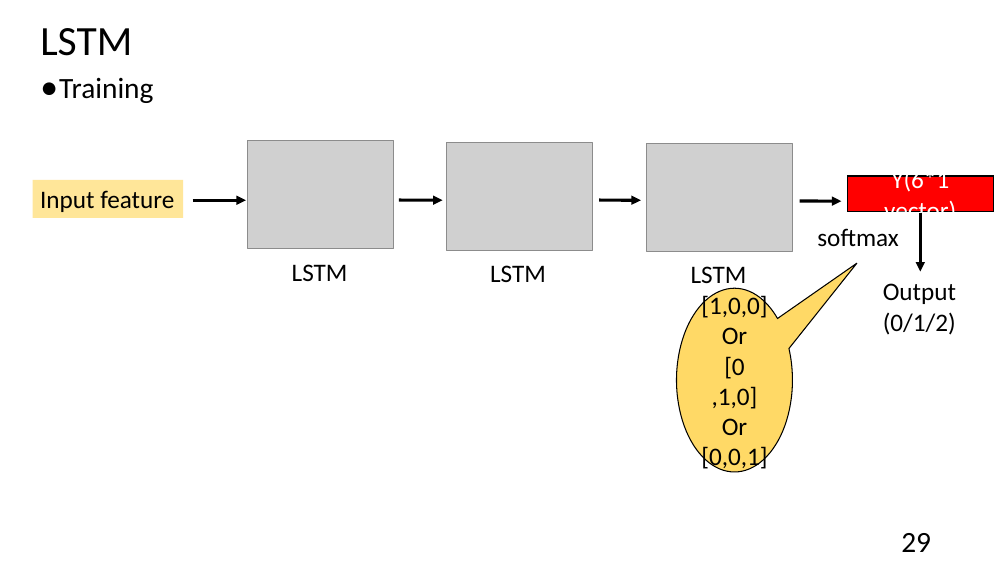
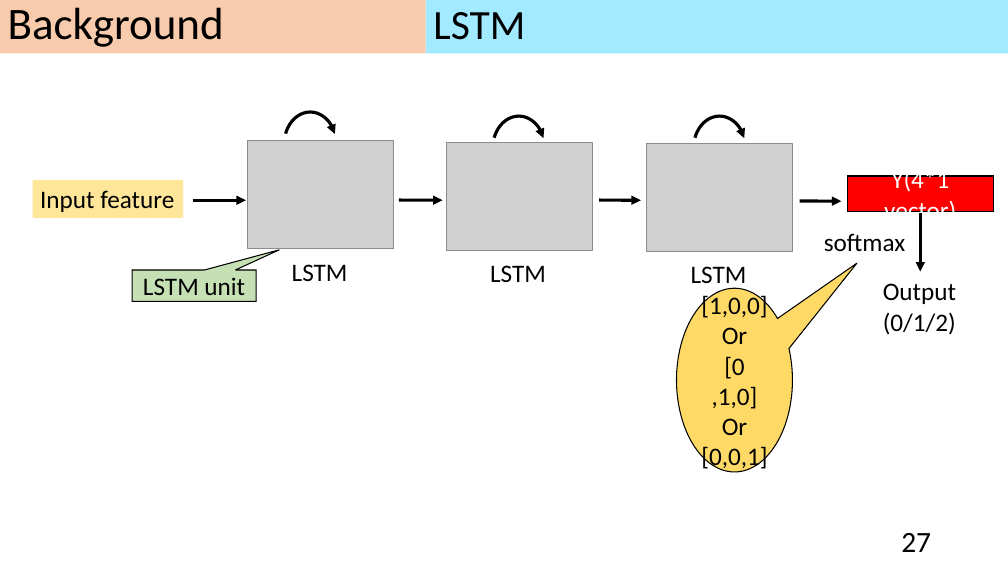
Before and after one commit to andrew841018/disksim_github, a slide deck: slide 27 of 論文相關/my paper.pptx (slide 29 before the commit). Drawn at 1008x567 pixels with LibreOffice and Linux fonts; fonts in the diff are those of the drawing; grey boxes stand for pictures. Boxes give left, top, right and bottom in pixels: in the first picture for what was removed or moved away, otherwise in the second. Text is boxed around its words. In the diff, an @@ line names an element or a change of style, - is before the commit and + after.

```diff
--- a/論文相關/my paper.pptx
+++ b/論文相關/my paper.pptx
@@ rectangle added at [0, 0, 426, 53], fill #F8CBAD, 42.9 pt, text #000000 @@
+Background
@@ title "LSTM": place and size @@
-title "LSTM" at [40, 28, 132, 56]
+title "LSTM" at [426, 0, 1008, 53]
@@ title "LSTM" at [426, 0, 1008, 53]: fill none to #A1EAFF @@
@@ text removed at [59, 77, 153, 103] @@
-● Training
@@ arc (boxed as its full ellipse) added at [284, 112, 337, 175], outline #000000 3 pt @@
@@ arc (boxed as its full ellipse) added at [493, 116, 545, 180], outline #000000 3 pt @@
@@ arc (boxed as its full ellipse) added at [693, 116, 746, 180], outline #000000 3 pt @@
@@ text in rectangle at [884, 168, 956, 225]: text changed @@
-Y(6*1 vector)
+Y(4*1 vector)
@@ text "softmax": place and size @@
-text "softmax" at [817, 228, 899, 247]
+text "softmax" at [824, 233, 906, 252]
@@ speech box added at [132, 270, 256, 302], fill #C5E0B4, outline #000000 1 pt, 24 pt, text #000000 @@
+LSTM unit
@@ page number at [901, 533, 931, 552]: text changed @@
-29
+27
```
Also in this commit, not shown: 28 other slides changed, 18 slides added, 9 slides removed, 16 other files.
